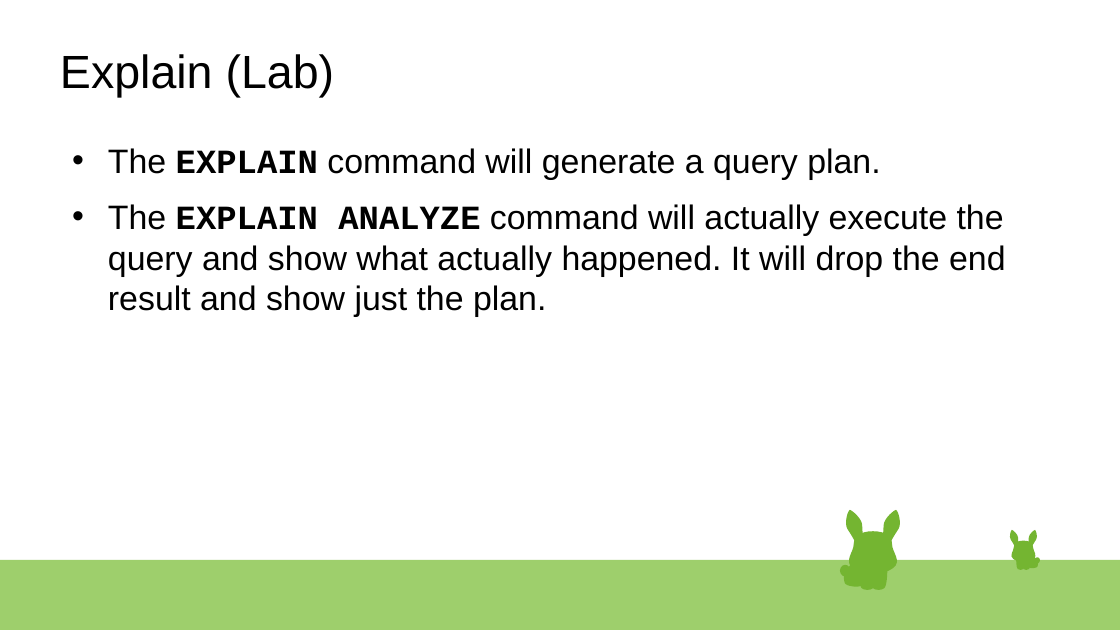
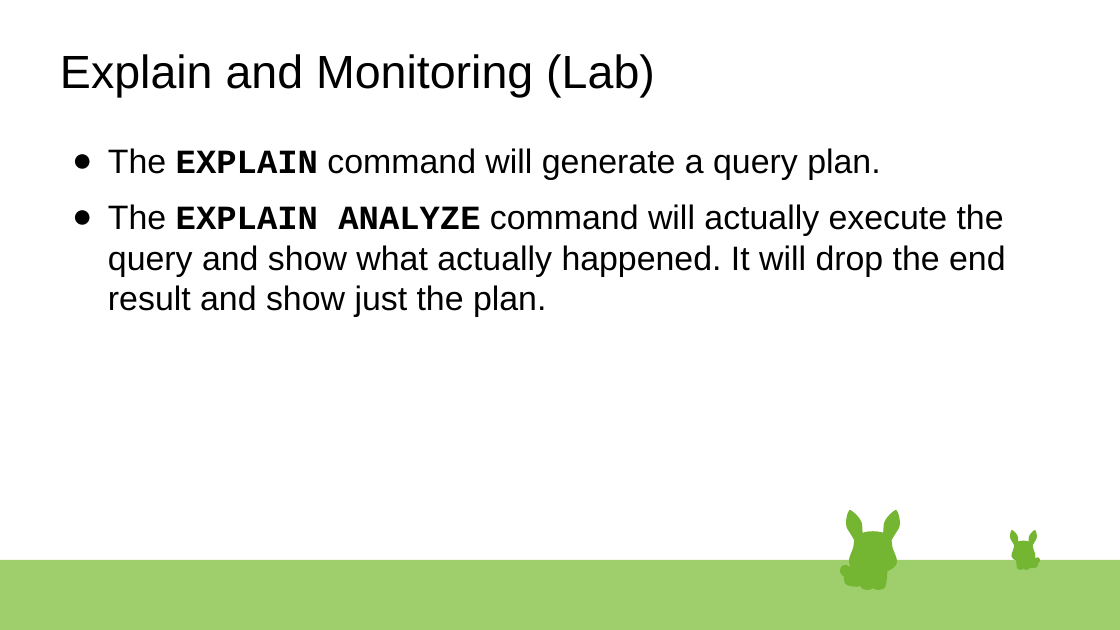
Before and after one commit to rsibanez89/postgres-indexing, a slide deck: slide 18 of Presentation.odp (slide 15 before the commit). Drawn at 1120x630 pixels with LibreOffice and Linux fonts; fonts in the diff are those of the drawing. Boxes give left, top, right and bottom in pixels: in the first picture for what was removed or moved away, otherwise in the second. Text is boxed around its words. In the diff, an @@ line names an element or a change of style, - is before the commit and + after.

```diff
--- a/Presentation.odp
+++ b/Presentation.odp
@@ text at bbox=[60, 54, 655, 97]: text changed @@
-Explain (Lab)
+Explain and Monitoring (Lab)
@@ text "The EXPLAIN command will generate ..." at bbox=[108, 148, 1006, 317]: bullet • to ● @@
```
Also in this commit, not shown: 12 other slides changed, 5 slides added.
